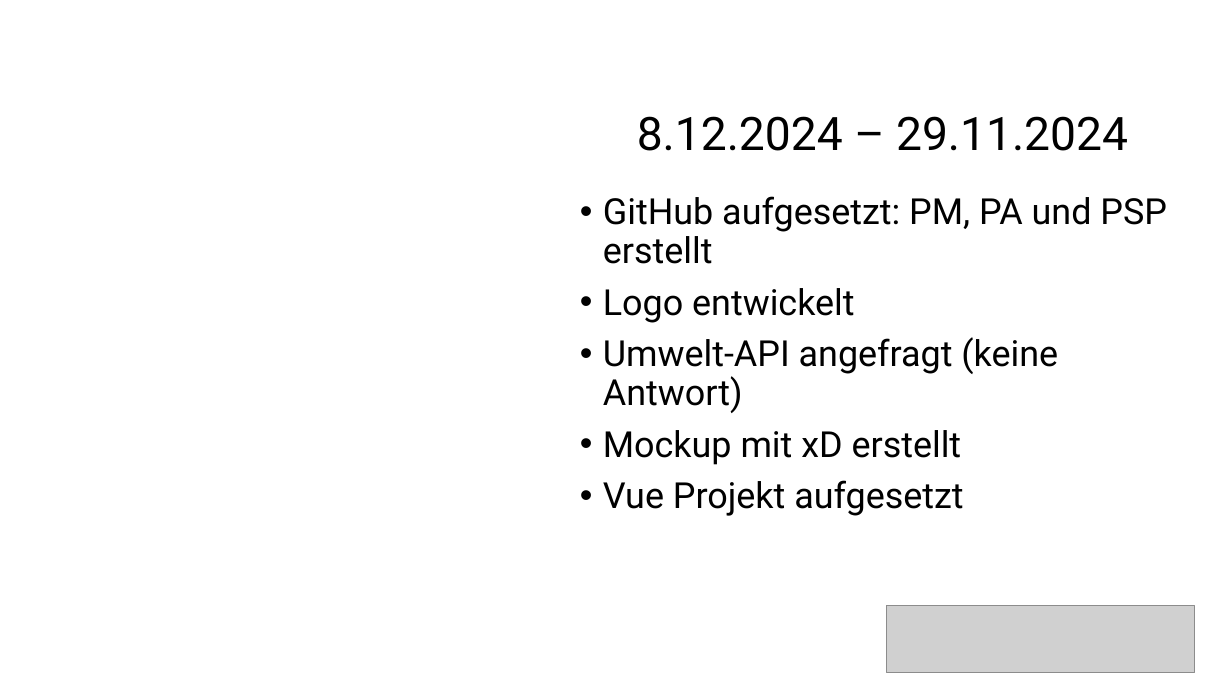
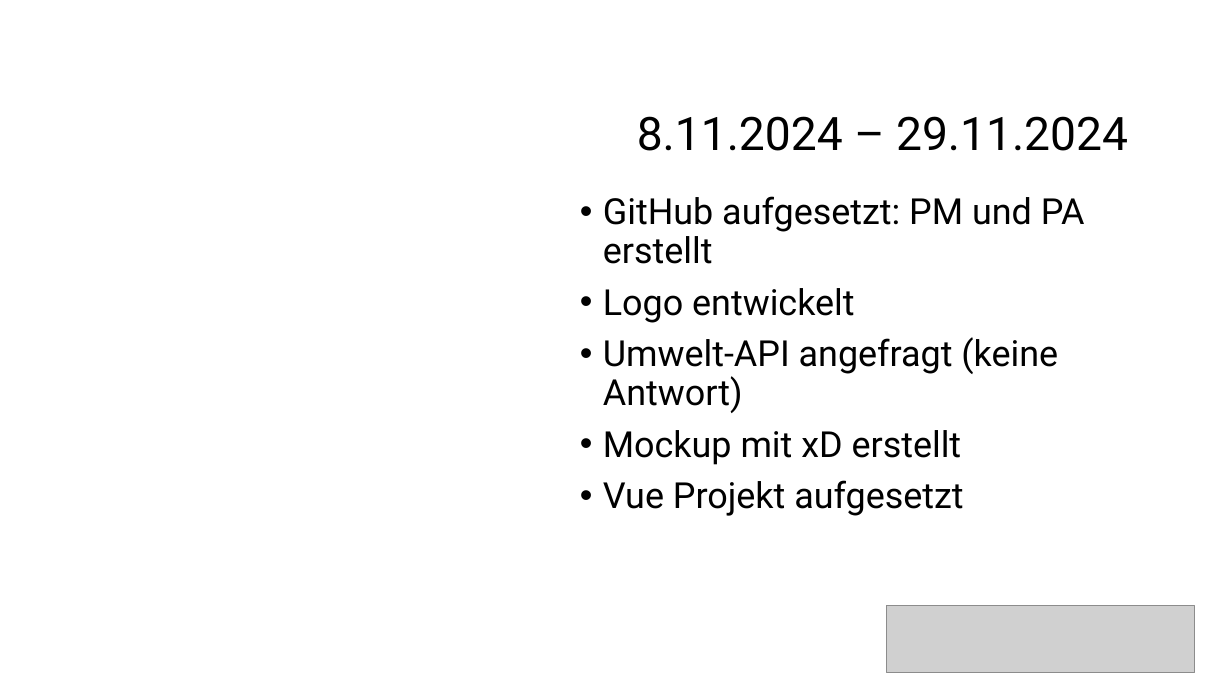
Before and after one commit to MasterLini/HomeSphere, a slide deck: slide 6 of Project-management/Zwischenpräsentationen/13.12.2024/Zwischenpräsentation Homesphere 13.12.2024.pptx. Drawn at 1232x693 pixels with LibreOffice and Linux fonts; fonts in the diff are those of the drawing; grey boxes stand for pictures; background and template pictures are left out. Boxes give left, top, right and bottom in pixels: in the first picture for what was removed or moved away, otherwise in the second. Text is boxed around its words. In the diff, an @@ line names an element or a change of style, - is before the commit and + after.

```diff
--- a/Project-management/Zwischenpräsentationen/13.12.2024/Zwischenpräsentation Homesphere 13.12.2024.pptx
+++ b/Project-management/Zwischenpräsentationen/13.12.2024/Zwischenpräsentation Homesphere 13.12.2024.pptx
@@ text at (637, 116, 1128, 151): text changed @@
-8.12.2024 – 29.11.2024
+8.11.2024 – 29.11.2024
@@ text at (603, 196, 1085, 264): text changed @@
-• GitHub aufgesetzt: PM, PA und PSP erstellt
+• GitHub aufgesetzt: PM und PA erstellt
```
Also in this commit, not shown: 2 other files.
